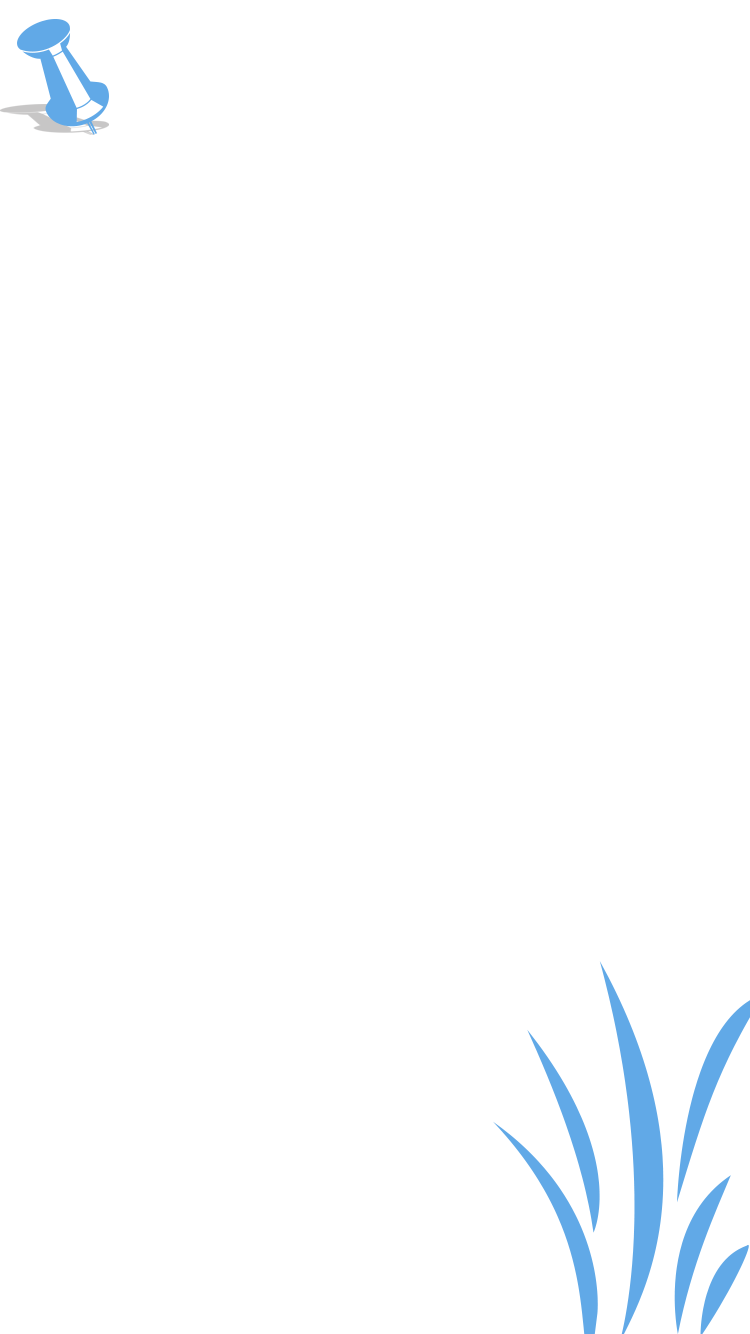
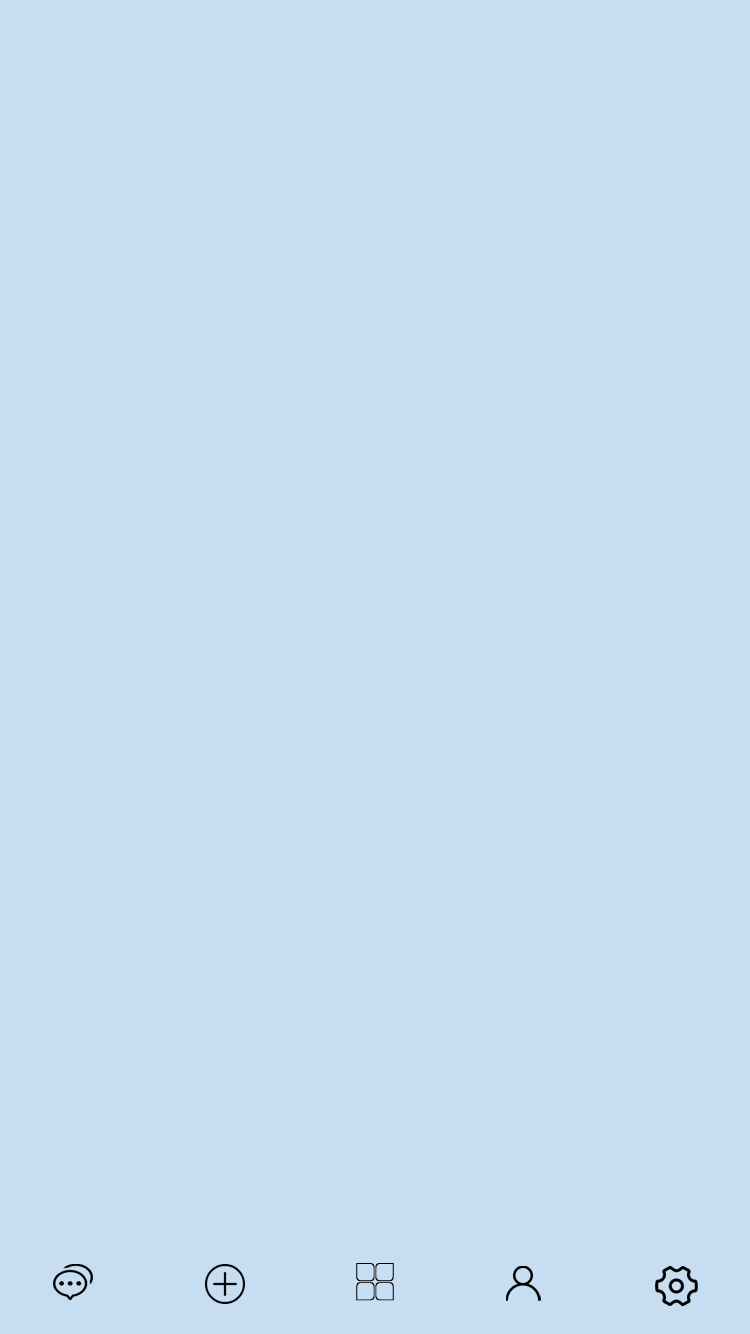
Layer changes from the first 750 × 1334 image to the second:
added group "底部" with 5 layers above "进入页面" over (53, 1263, 698, 1306)
added layer "皮肤设置" in group "底部" over (655, 1266, 698, 1306)
added layer "个人信息" in group "底部" over (506, 1266, 541, 1301)
added layer "主页" in group "底部" over (356, 1263, 394, 1301)
added layer "上传商品" in group "底部" over (205, 1264, 245, 1304)
added layer "聊天区" in group "底部" over (53, 1264, 93, 1300)
hid group "进入页面" (8 layers) over (0, 0, 750, 1334)
removed layer "图层 0" from group "进入页面" over (0, 0, 750, 1334)
added layer "背景" over (0, 0, 750, 1334)
